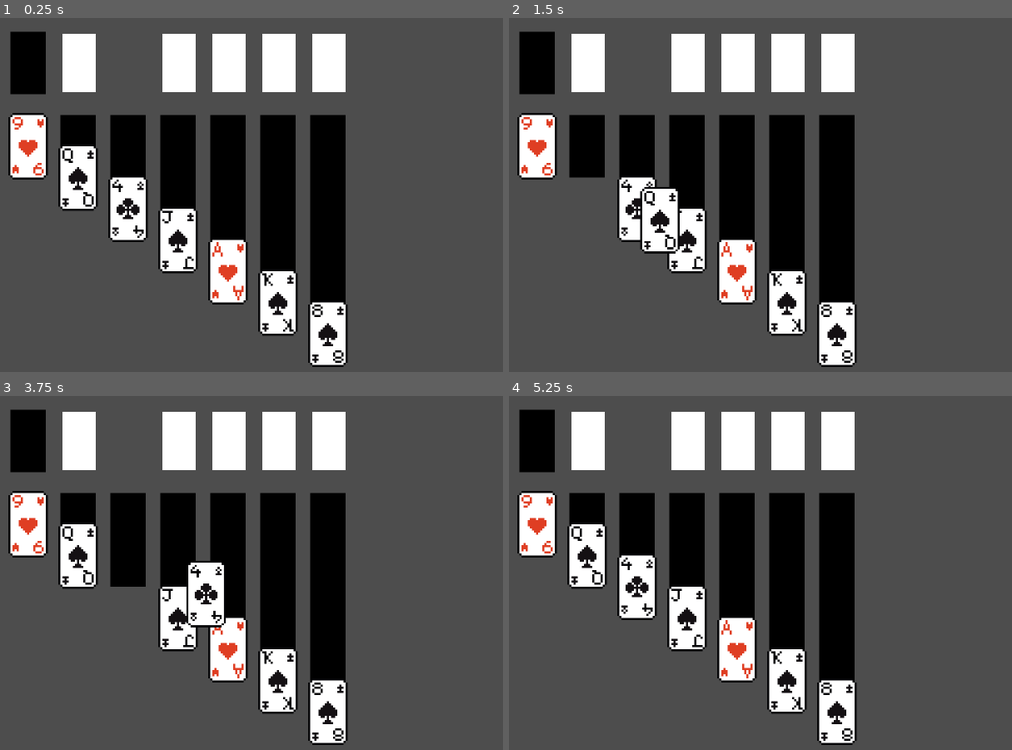
Above: before the commit, frames 1-4 (two rows, left to right).
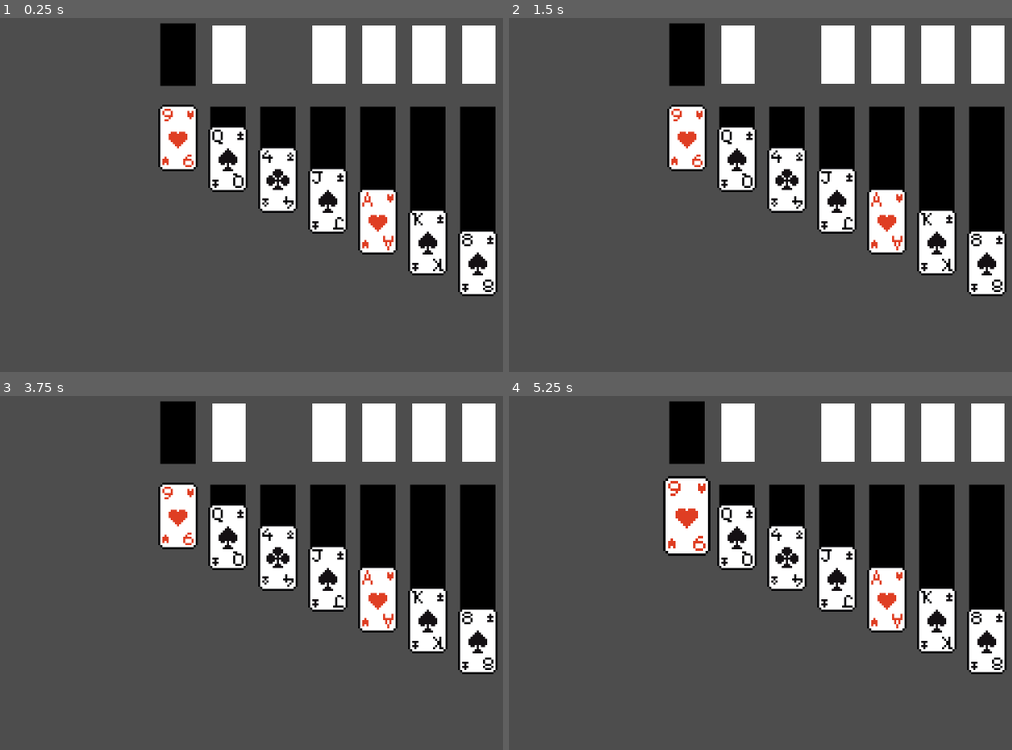
Above: after the commit, the same moments.

Repository: VortexAI-beta/solitaire
Game: Godot game, scene res://main.tscn
Two runs of this game, one before a commit and one after it. Both use one fixed random seed, a clock stepped at 60 frames per second and the inputs below.
Inputs (mouse positions are in pixels of both pictures, inside the frame that each line leads up to):
- Up to frame 1 (0.25 s): no input
- Up to frame 2 (1.5 s): tap Enter at 0.5 s; drag from (539, 145) to (634, 209) at 0.52 s; drag from (589, 145) to (805, 276) at 1.27 s
- Up to frame 3 (3.75 s): move the mouse to (80, 555) at 2.02 s; click (80, 555) at 2.17 s; tap Space at 2.75 s; drag from (125, 523) to (130, 523) at 2.77 s; tap Enter at 3.5 s; drag from (125, 555) to (362, 580) at 3.52 s
- Up to frame 4 (5.25 s): drag from (634, 587) to (740, 484) at 4.27 s; move the mouse to (685, 523) at 5.02 s; click (685, 523) at 5.17 s

The runs differ from the first frame. In frame 1, 41% of the frame differs, in the area x 1-100%, y 1-99%; in frame 2, 41%; in frame 3, 41%; in frame 4, 42%.
Error after the commit: Invalid assignment of property or key 'scale' with value of type 'Vector2' on a base object of type 'Nil'. (res://main.gd:141)

Commit message:
added scaling to card when hovering for player feedback. Added camera to main scene for better visuals

Diff:
--- a/card.gd
+++ b/card.gd
@@ -55,3 +55,13 @@
             #flip();
         if !event.pressed and event.button_index == MOUSE_BUTTON_LEFT:
             card_released.emit(self, event);
+
+
+func _on_mouse_exited() -> void:
+    print('exited')
+    scale = Vector2(1,1)
+
+func _on_mouse_entered() -> void:
+    print('entered')
+    if (face_up):
+        scale = Vector2(1.1,1.1)
--- a/card.tscn
+++ b/card.tscn
@@ -38,3 +38,5 @@
 shape = SubResource("RectangleShape2D_nsakb")
 
 [connection signal="input_event" from="." to="." method="_on_input_event"]
+[connection signal="mouse_entered" from="." to="." method="_on_mouse_entered"]
+[connection signal="mouse_exited" from="." to="." method="_on_mouse_exited"]
--- a/main.gd
+++ b/main.gd
@@ -93,6 +93,7 @@
     original_positon = card.position
     original_parent = card.get_parent()
     drag_offset = card.global_position - get_global_mouse_position()
+    card.scale = Vector2(1.2, 1.2)
 
     var global_position = card.global_position
     card.get_parent().remove_child(card)
@@ -136,6 +137,8 @@
 
     print('dragging_card')
     print(dragging_card)
+
+    dragging_card.scale = Vector2(1.1,1.1)
 
     # seems to be a bug here. I think somehow the tree is not properly maintained when a sub tree gets moved but only to a previous stack. Not sure why yet.
     if dragging_card:
--- a/main.tscn
+++ b/main.tscn
@@ -11,57 +11,60 @@
 waste = NodePath("Waste")
 
 [node name="Pile1" parent="." unique_id=352292858 instance=ExtResource("2_0xm2m")]
-position = Vector2(16, 64)
+position = Vector2(-72, 20)
 pile_type = 3
 
 [node name="Pile2" parent="." unique_id=1625583925 instance=ExtResource("2_0xm2m")]
-position = Vector2(40, 64)
+position = Vector2(-48, 20)
 pile_type = 3
 
 [node name="Pile3" parent="." unique_id=2064748189 instance=ExtResource("2_0xm2m")]
-position = Vector2(64, 64)
+position = Vector2(-24, 20)
 pile_type = 3
 
 [node name="Pile4" parent="." unique_id=988558915 instance=ExtResource("2_0xm2m")]
-position = Vector2(88, 64)
+position = Vector2(0, 20)
 pile_type = 3
 
 [node name="Pile5" parent="." unique_id=748954570 instance=ExtResource("2_0xm2m")]
-position = Vector2(112, 64)
+position = Vector2(24, 20)
 pile_type = 3
 
 [node name="Pile6" parent="." unique_id=1067222848 instance=ExtResource("2_0xm2m")]
-position = Vector2(136, 64)
+position = Vector2(48, 20)
 pile_type = 3
 
 [node name="Pile7" parent="." unique_id=1686334642 instance=ExtResource("2_0xm2m")]
-position = Vector2(160, 64)
+position = Vector2(72, 20)
 pile_type = 3
 
 [node name="Deck" parent="." unique_id=153838228 instance=ExtResource("2_0xm2m")]
-position = Vector2(16, 24)
+position = Vector2(-72, -20)
 
 [node name="Waste" parent="." unique_id=495741640 instance=ExtResource("2_0xm2m")]
-position = Vector2(40, 24)
+position = Vector2(-48, -20)
 pile_type = 1
 
 [node name="Foundation1" parent="." unique_id=1124893613 instance=ExtResource("2_0xm2m")]
-position = Vector2(88, 24)
+position = Vector2(0, -20)
 pile_type = 2
 
 [node name="Foundation2" parent="." unique_id=68908977 instance=ExtResource("2_0xm2m")]
-position = Vector2(112, 24)
+position = Vector2(24, -20)
 pile_type = 2
 
 [node name="Foundation3" parent="." unique_id=2008631093 instance=ExtResource("2_0xm2m")]
-position = Vector2(136, 24)
+position = Vector2(48, -20)
 pile_type = 2
 
 [node name="Foundation4" parent="." unique_id=751588958 instance=ExtResource("2_0xm2m")]
-position = Vector2(160, 24)
+position = Vector2(72, -20)
 pile_type = 2
 
 [node name="SubViewport" type="SubViewport" parent="." unique_id=731934743]
 size = Vector2i(640, 360)
 
+[node name="Camera2D" type="Camera2D" parent="." unique_id=721828435]
+position = Vector2(0, 50)
+
 [connection signal="input_event" from="Deck" to="." method="_on_area_2d_input_event"]
--- a/pile.gd
+++ b/pile.gd
@@ -31,7 +31,7 @@
             PileType.Foundation:
                 incoming_card.position = Vector2(0, 0)
             PileType.Pile:
-                incoming_card.position = Vector2(0, 15)
+                incoming_card.position = Vector2(0, 10)
 
     # print("added new card to tree")
     # We need to add the card and all its nested children to our array
